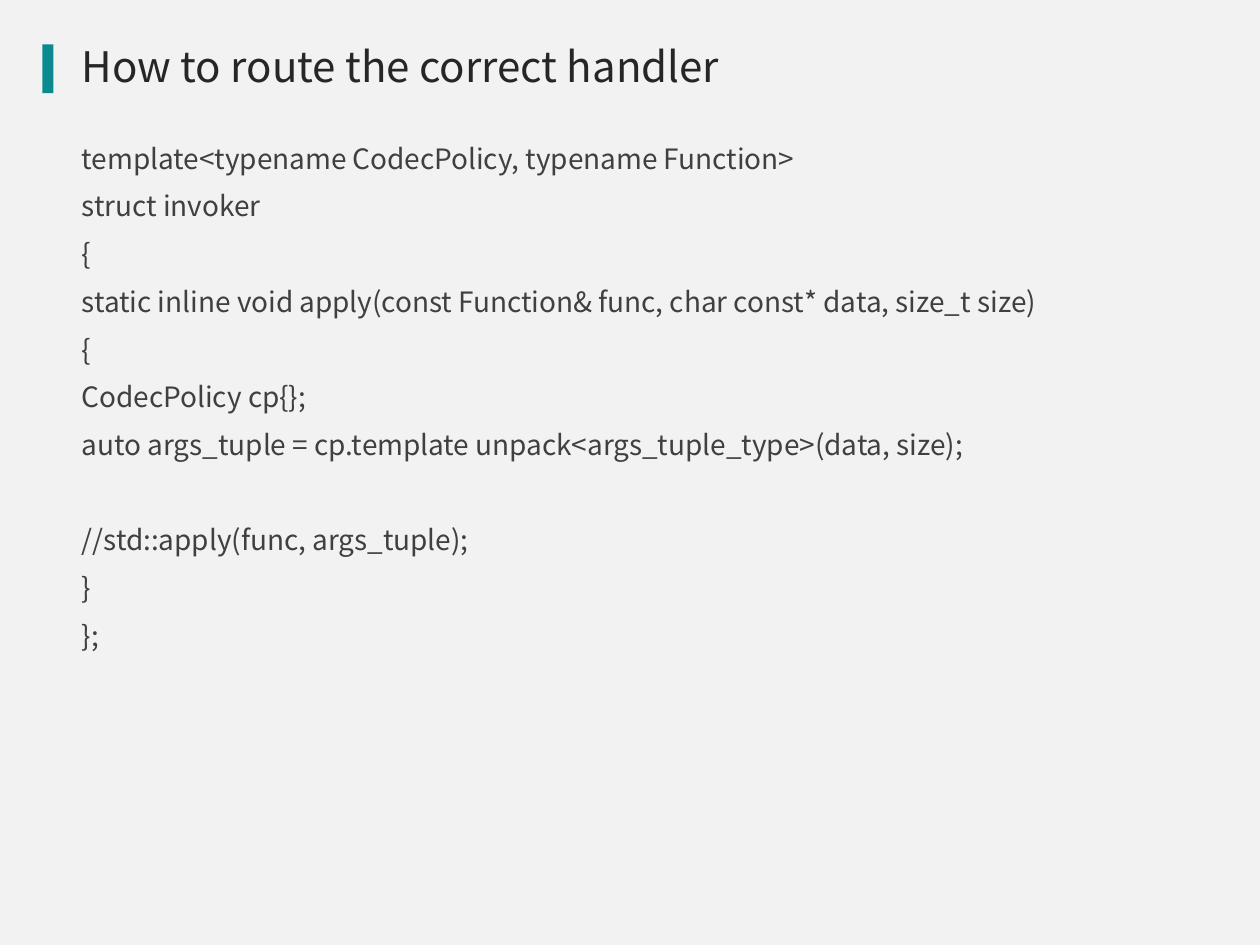
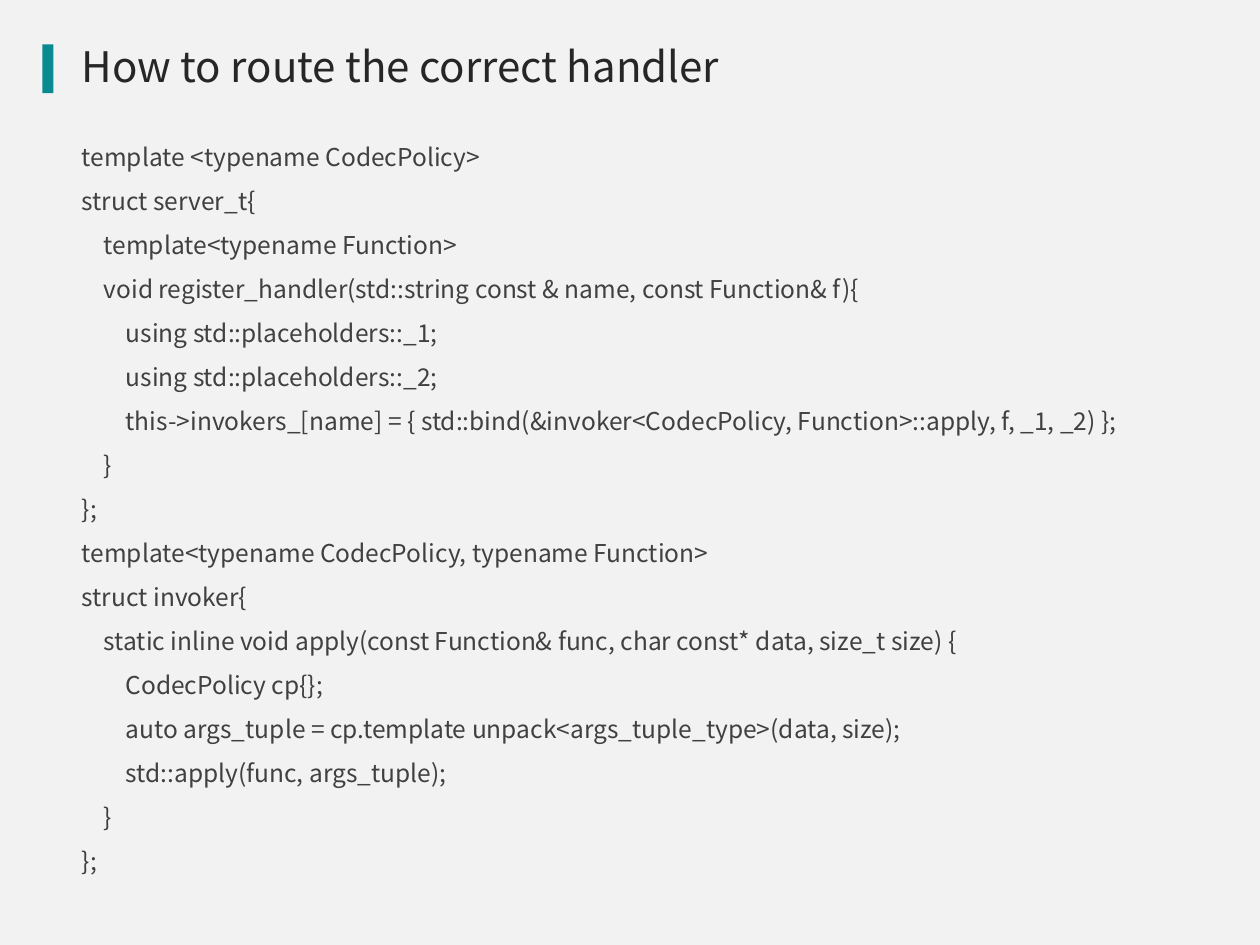
Before and after one commit to qicosmos/cppnow2017-ppt, a slide deck: slide 19 of An easy to use RPC framework implemented by c++11 and c++14.pptx (slide 17 before the commit). Drawn at 1260x945 pixels with LibreOffice and Linux fonts; fonts in the diff are those of the drawing; background and template pictures are left out. Boxes give left, top, right and bottom in pixels: in the first picture for what was removed or moved away, otherwise in the second. Text is boxed around its words. In the diff, an @@ line names an element or a change of style, - is before the commit and + after.

```diff
--- a/An easy to use RPC framework implemented by c++11 and c++14.pptx
+++ b/An easy to use RPC framework implemented by c++11 and c++14.pptx
@@ text at box(82, 146, 1096, 436): paragraphs added @@
+template <typename CodecPolicy>
+struct server_t{
+template<typename Function>
+void register_handler(std::string const & name, const Function& f){
+using std::placeholders::_1;
+using std::placeholders::_2;
+this->invokers_[name] = { std::bind(&invoker<CodecPolicy, Function>::apply, f, _1, _2) };
+}
+};
@@ text at box(82, 542, 900, 744): size 16 to 14 pt in "template<typename CodecPolicy, typename Function>", "CodecPolicy cp{};", "auto args_tuple = cp.template unpack<args_tuple_type>(data,  ...", "}" and 1 more places @@
@@ text at box(82, 586, 943, 656): text changed; size 16 to 14 pt @@
-struct invoker
-{
-static inline void apply(const Function& func, char const* data, size_t size)
-{
+struct invoker{
+static inline void apply(const Function& func, char const* data, size_t size) {
@@ text at box(126, 762, 446, 788): text changed; size 16 to 14 pt @@
-//std::apply(func, args_tuple);
+std::apply(func, args_tuple);
```
Also in this commit, not shown: 4 other slides changed, 5 slides added.
